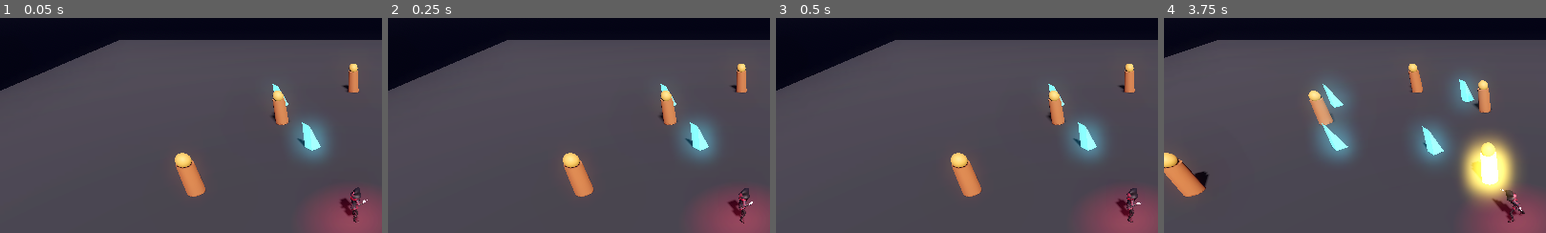
Above: before the commit, frames 1-4 (left to right).
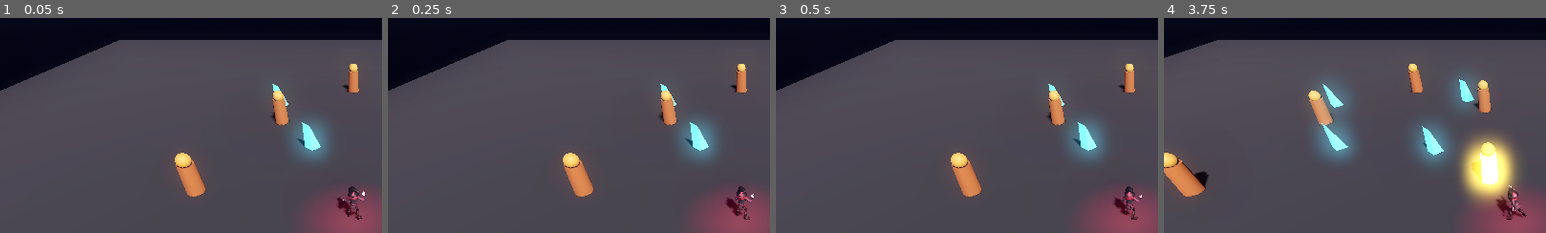
Above: after the commit, the same moments.

Repository: v-prokofev/MisterV
Game: Godot game, scene res://scenes/main.tscn
Same seed, same stepped clock (60 frames per second), same inputs: the game is played once before the commit and once after it.
Inputs (mouse positions are % of the whole screen's width and height, from its top left):
- Up to frame 1 (0.05 s): no input
- Up to frame 2 (0.25 s): no input
- Up to frame 3 (0.5 s): no input
- Up to frame 4 (3.75 s): tap Enter at 0.5 s; move the mouse to (72, 45) at 0.52 s; hold D (move_right) 0.53-1.28 s; click (72, 45) at 0.67 s; move the mouse to (30, 55) at 1.27 s; hold S (move_backward) 1.28-2.03 s; move the mouse to (60, 28) at 2.02 s; hold D (move_right) 2.03-2.78 s; move the mouse to (45, 70) at 2.77 s; hold W (move_forward) 2.78-3.53 s; click (45, 70) at 2.92 s; move the mouse to (80, 65) at 3.52 s; hold A (move_left) from 3.53 s (still down)
The pictures show only the part of the screen within x 4-54%, y 4-54%; the shares and areas given below are measured in that part.

The runs differ from the first frame. In frame 1, 0.5% of the frame differs, in the area x 88-97%, y 78-96%; in frame 2, 0.5%; in frame 3, 0.5%; in frame 4, 0.4%.

Commit message:
fix: keep Hips Y-yaw locked facing target during strafe animations

Diff:
--- a/src/scripts/player.gd
+++ b/src/scripts/player.gd
@@ -104,15 +104,26 @@
 
 func _make_animation_in_place(anim: Animation) -> void:
 	for i in range(anim.get_track_count()):
-		if anim.track_get_type(i) == Animation.TYPE_POSITION_3D:
-			var path_str = String(anim.track_get_path(i))
-			if "Hips" in path_str or "hips" in path_str or "Root" in path_str or "root" in path_str:
+		var path_str = String(anim.track_get_path(i))
+		if "Hips" in path_str or "hips" in path_str or "Root" in path_str or "root" in path_str:
+			var track_type = anim.track_get_type(i)
+			if track_type == Animation.TYPE_POSITION_3D:
 				var key_count = anim.track_get_key_count(i)
 				if key_count > 0:
 					var initial_pos: Vector3 = anim.track_get_key_value(i, 0)
 					for k in range(key_count):
 						var cur: Vector3 = anim.track_get_key_value(i, k)
 						anim.track_set_key_value(i, k, Vector3(initial_pos.x, cur.y, initial_pos.z))
+			elif track_type == Animation.TYPE_ROTATION_3D:
+				var key_count = anim.track_get_key_count(i)
+				if key_count > 0:
+					for k in range(key_count):
+						var q: Quaternion = anim.track_get_key_value(i, k)
+						var euler = q.get_euler()
+						# Keep pitch (x) and roll (z) for natural hip sway/bounce,
+						# but zero out Y-yaw so hips and torso stay facing the target during strafing.
+						var q_no_yaw = Quaternion.from_euler(Vector3(euler.x, 0.0, euler.z))
+						anim.track_set_key_value(i, k, q_no_yaw)
 
 # ─────────────────────────────────────────────────────────────────────────────
 # Animation Tree Architecture
